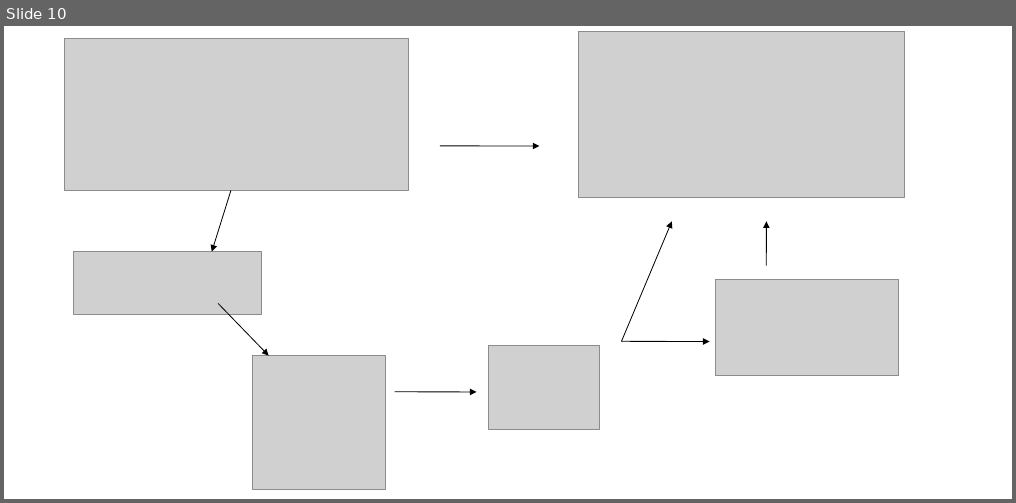
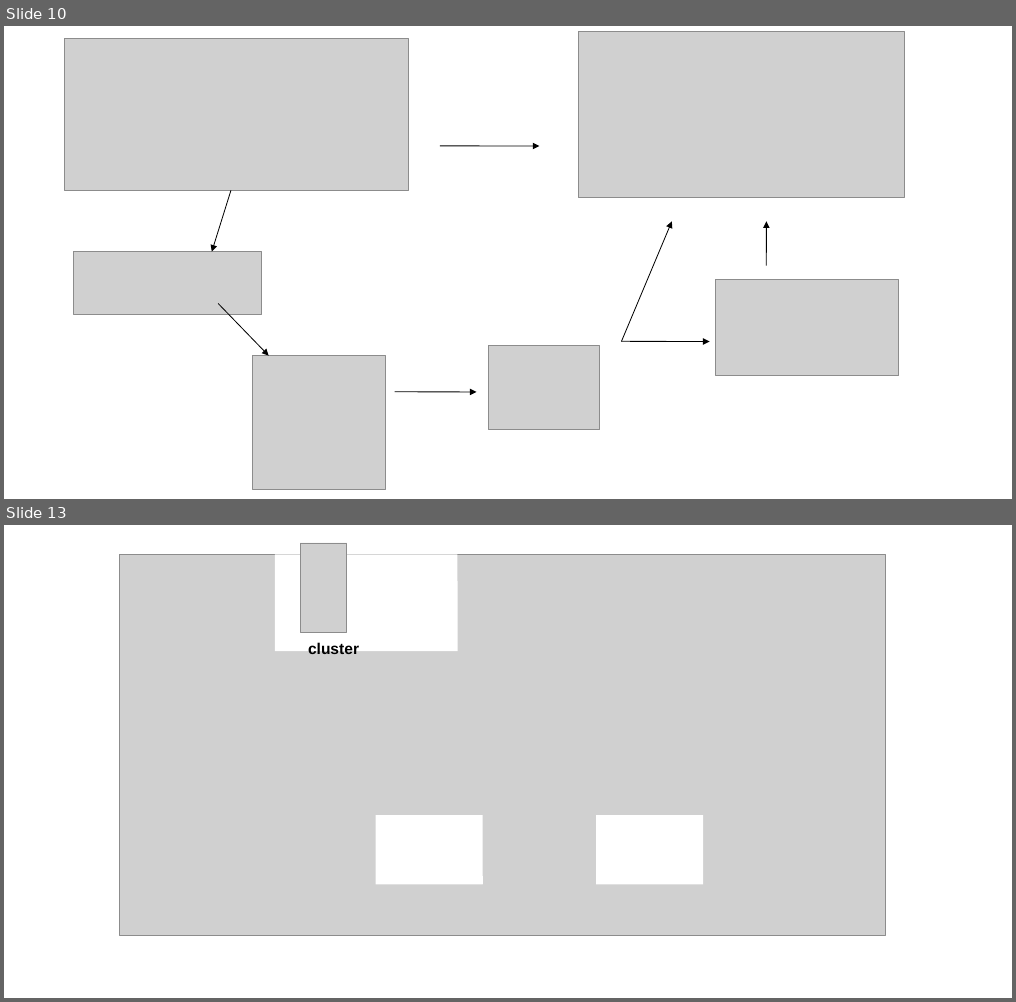
Before and after one commit to denisexifaras/presentations, a slide deck: Big_data_is_sexy.ppt. Shown one above the other, each under a label of ours: slide 10 before the commit, slides 10 and 13 after it; the slides between them are not shown. The pictures are 1016x503 and 1016x1002 pixels, drawn with LibreOffice and Linux fonts; fonts in the diff are those of the drawing; grey boxes stand for pictures. Boxes give left, top, right and bottom in pixels: in the first picture for what was removed or moved away, otherwise in the second. Text is boxed around its words. In the diff, an @@ line names an element or a change of style, - is before the commit and + after.

```diff
--- a/Big_data_is_sexy.ppt
+++ b/Big_data_is_sexy.ppt
@@ slide 13 added at <box>4,525,1012,998</box>, background #FFFFFF @@
@@ picture added at <box>300,543,346,631</box> @@
@@ picture added at <box>120,555,886,935</box> @@
@@ rounded rectangle added at <box>275,555,458,651</box>, fill #FFFFFF @@
@@ text added at <box>308,641,359,654</box>, 14 pt, text #000000, bold @@
+cluster
@@ rounded rectangle added at <box>376,815,483,884</box>, fill #FFFFFF @@
@@ rounded rectangle added at <box>596,815,703,884</box>, fill #FFFFFF @@
```
Also in this commit, not shown: 5 other slides added, 1 slide removed, 15 other files.
